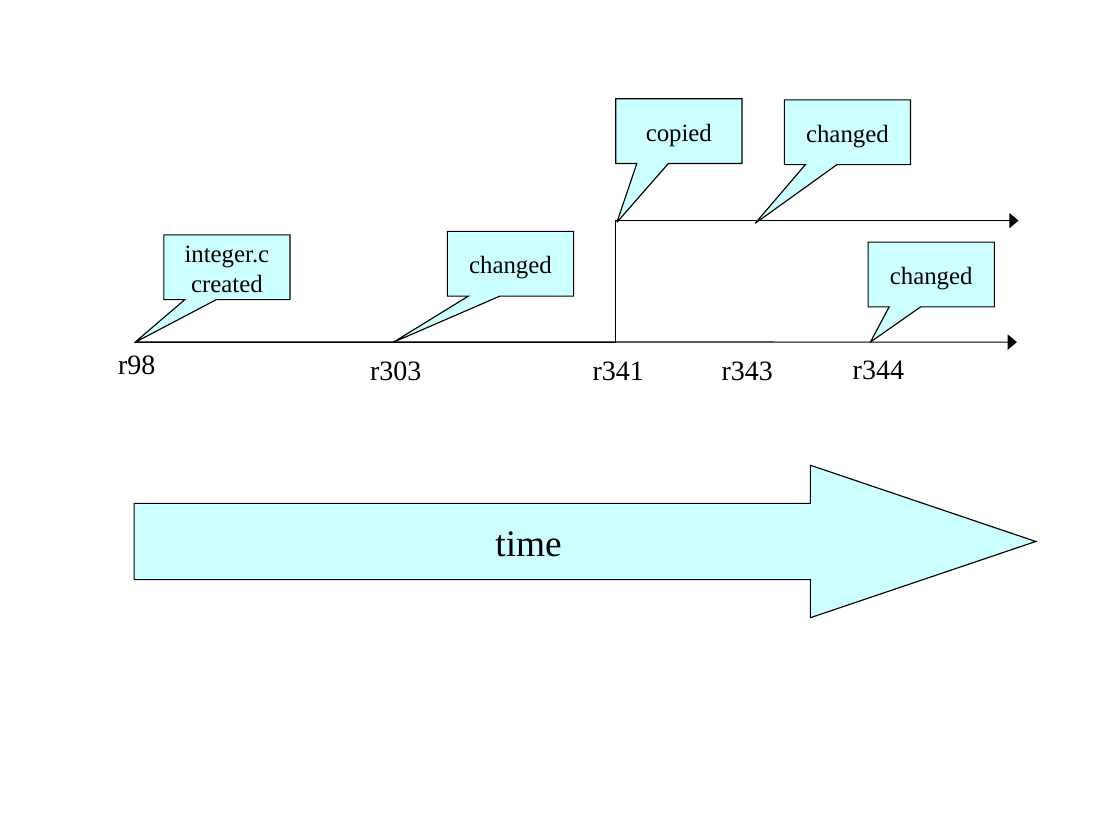
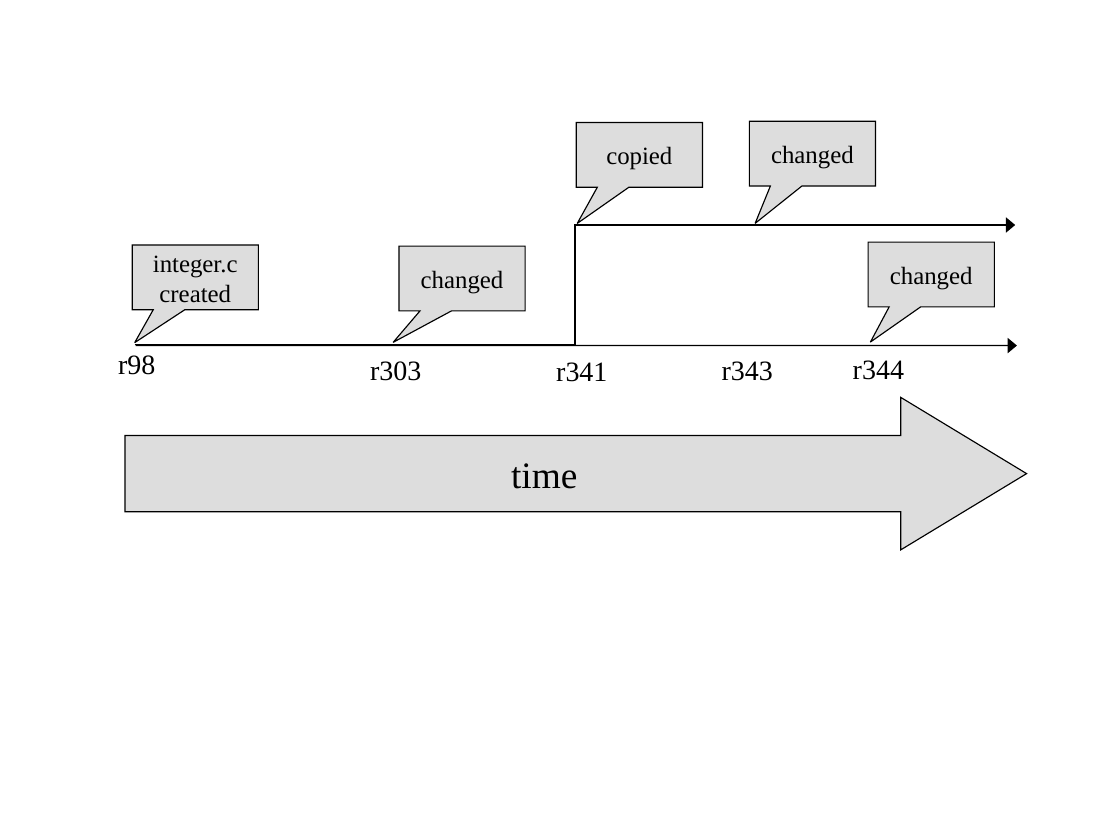
Before and after one commit to nabetaro/svnbook-ja, a slide deck: slide 4 of src/book/book/images/branches.ppt. Drawn at 1120x840 pixels with LibreOffice and Linux fonts; fonts in the diff are those of the drawing. Boxes give left, top, right and bottom in pixels: in the first picture for what was removed or moved away, otherwise in the second. Text is boxed around its words. In the diff, an @@ line names an element or a change of style, - is before the commit and + after.

```diff
--- a/src/book/book/images/branches.ppt
+++ b/src/book/book/images/branches.ppt
@@ speech box "copied": place and size @@
-speech box "copied" at bbox=[616, 99, 743, 164]
+speech box "copied" at bbox=[577, 122, 703, 187]
@@ speech box "changed": place and size @@
-speech box "changed" at bbox=[784, 100, 911, 165]
+speech box "changed" at bbox=[749, 121, 876, 186]
@@ elbow arrow moved from (134, 343) - (1018, 221) to (134, 345) - (1015, 225) @@
@@ speech box "integer.c": place and size @@
-speech box "integer.c" at bbox=[164, 235, 290, 300]
+speech box "integer.c" at bbox=[132, 245, 259, 310]
@@ speech box "changed": place and size @@
-speech box "changed" at bbox=[447, 232, 573, 297]
+speech box "changed" at bbox=[399, 246, 525, 311]
@@ speech box "changed" at bbox=[868, 242, 995, 307]: fill #CCFFFF to #DDDDDD @@
@@ arrow moved from (136, 342) - (1017, 342) to (136, 346) - (1017, 346) @@
@@ text "r341": place and size @@
-text "r341" at bbox=[593, 361, 644, 381]
+text "r341" at bbox=[556, 362, 607, 382]
@@ fill #CCFFFF to #DDDDDD; proportions changed in 5 elements at bbox=[132, 245, 259, 310], bbox=[749, 121, 876, 186], bbox=[399, 246, 525, 311], bbox=[577, 122, 703, 187], bbox=[125, 398, 1027, 550] @@
@@ right arrow "time": place and size @@
-right arrow "time" at bbox=[134, 465, 1036, 617]
+right arrow "time" at bbox=[125, 398, 1027, 550]
```
Also in this commit, not shown: 3 other slides changed, 14 other files.
